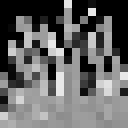
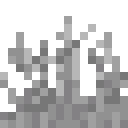
Two versions of the same layered image (128x128). Layer-by-layer changes:
renamed "Background" to "Layer 2", showed it, moved it above "Layer 1", painted on it over [0, 0, 128, 128]
painted on "Layer 1" over [0, 0, 128, 128]
